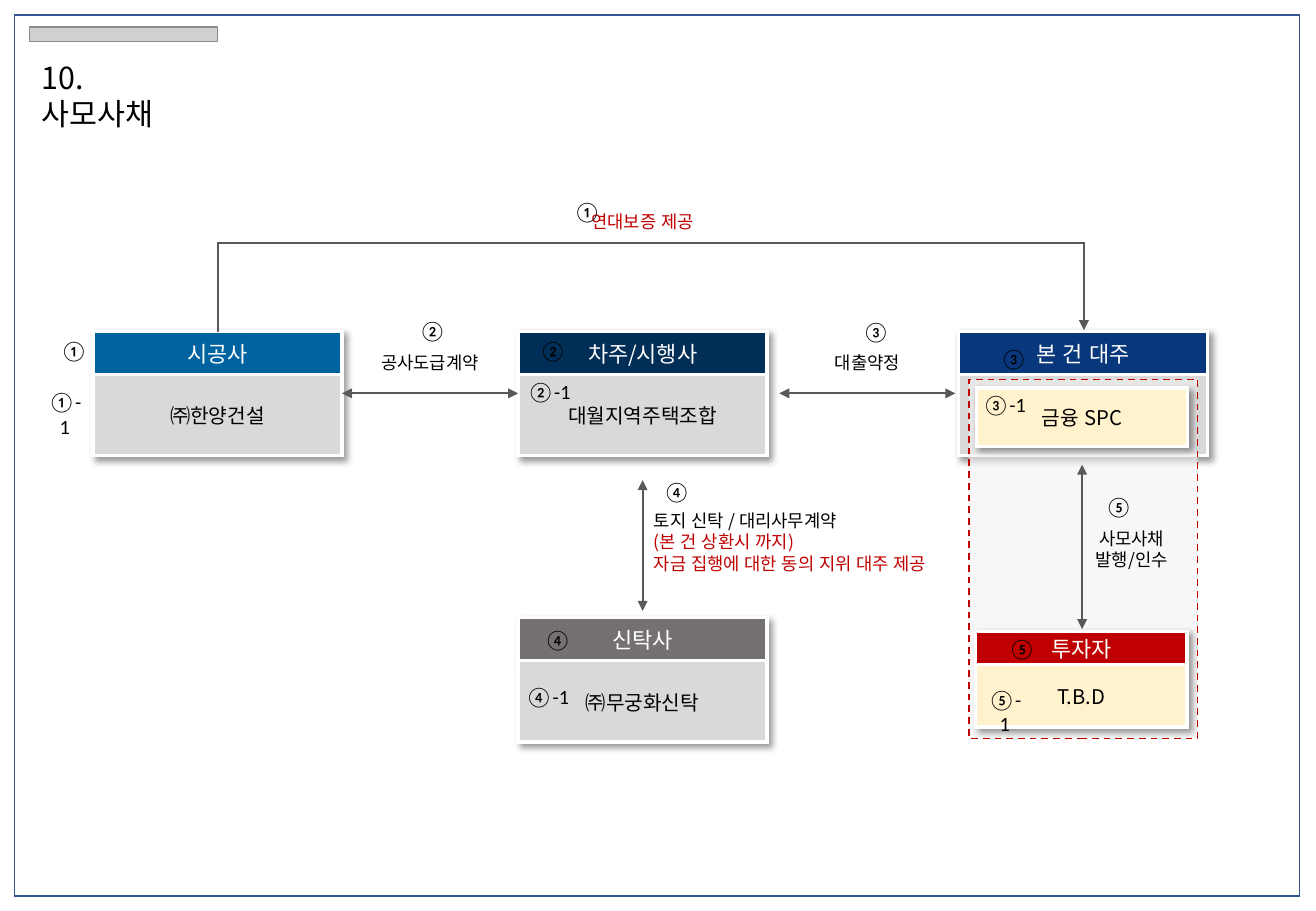
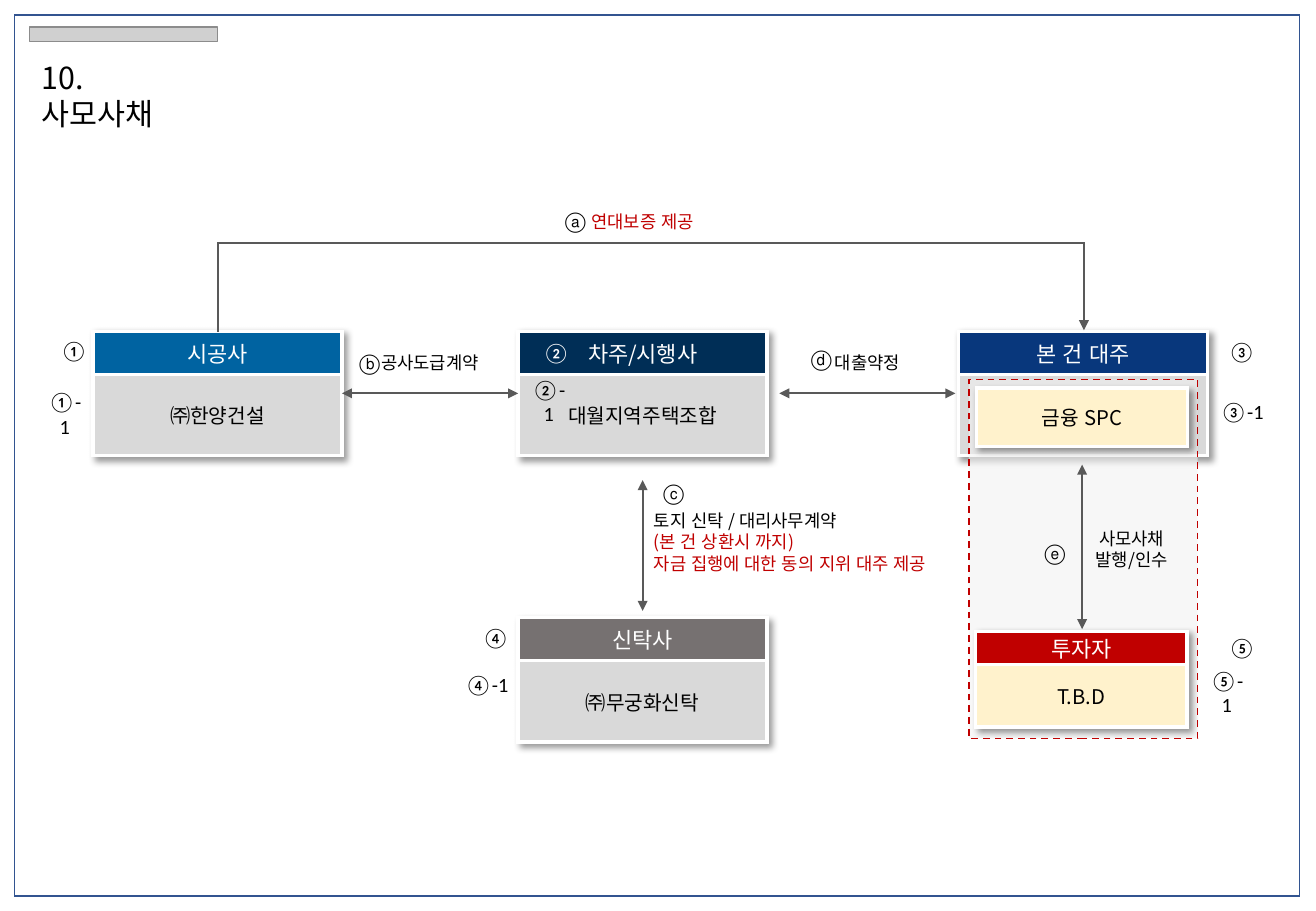
Before and after one commit to rainfieldinv-cell/rainfield-summary, a slide deck: slide 10 of layout/금융구조도_모음.pptx. Drawn at 1316x911 pixels with LibreOffice and Linux fonts; fonts in the diff are those of the drawing; grey boxes stand for pictures. Boxes give left, top, right and bottom in pixels: in the first picture for what was removed or moved away, otherwise in the second. Text is boxed around its words. In the diff, an @@ line names an element or a change of style, - is before the commit and + after.

```diff
--- a/layout/금융구조도_모음.pptx
+++ b/layout/금융구조도_모음.pptx
@@ text at bbox=[565, 212, 586, 233]: text changed @@
-①
+ⓐ
@@ text at bbox=[359, 354, 380, 375]: text changed @@
-②
+ⓑ
@@ text "②" at bbox=[543, 343, 570, 364]: text colour #000000 to #FFFFFF @@
@@ text at bbox=[811, 350, 832, 371]: text changed @@
-③
+ⓓ
@@ text "③": place and size @@
-text "③" at bbox=[1000, 350, 1027, 370]
+text "③" at bbox=[1228, 342, 1255, 363]
@@ text "②-1" rewrapped from bbox=[527, 383, 570, 403] to bbox=[532, 381, 565, 421] @@
@@ text "③-1": place and size @@
-text "③-1" at bbox=[983, 396, 1026, 416]
+text "③-1" at bbox=[1220, 402, 1263, 423]
@@ text at bbox=[663, 484, 684, 505]: text changed @@
-④
+ⓒ
@@ text at bbox=[1045, 544, 1066, 565]: text changed @@
-⑤
+ⓔ
@@ text "④": place and size @@
-text "④" at bbox=[544, 631, 571, 651]
+text "④" at bbox=[482, 628, 509, 649]
@@ text "⑤": place and size @@
-text "⑤" at bbox=[1009, 640, 1036, 660]
+text "⑤" at bbox=[1229, 639, 1256, 659]
@@ text "④-1": place and size @@
-text "④-1" at bbox=[526, 688, 569, 708]
+text "④-1" at bbox=[465, 675, 508, 696]
@@ text "⑤-1": place and size @@
-text "⑤-1" at bbox=[988, 690, 1021, 733]
+text "⑤-1" at bbox=[1210, 671, 1243, 712]
```
Also in this commit, not shown: 10 other slides changed, 22 other files.
